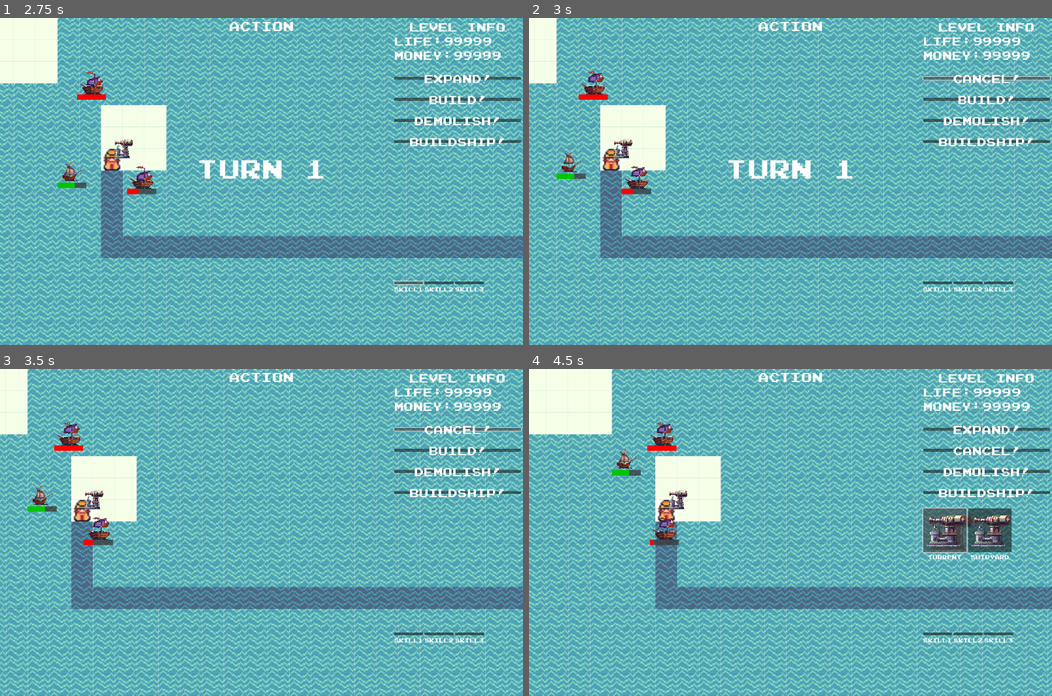
Above: before the commit, frames 1-4 (two rows, left to right).
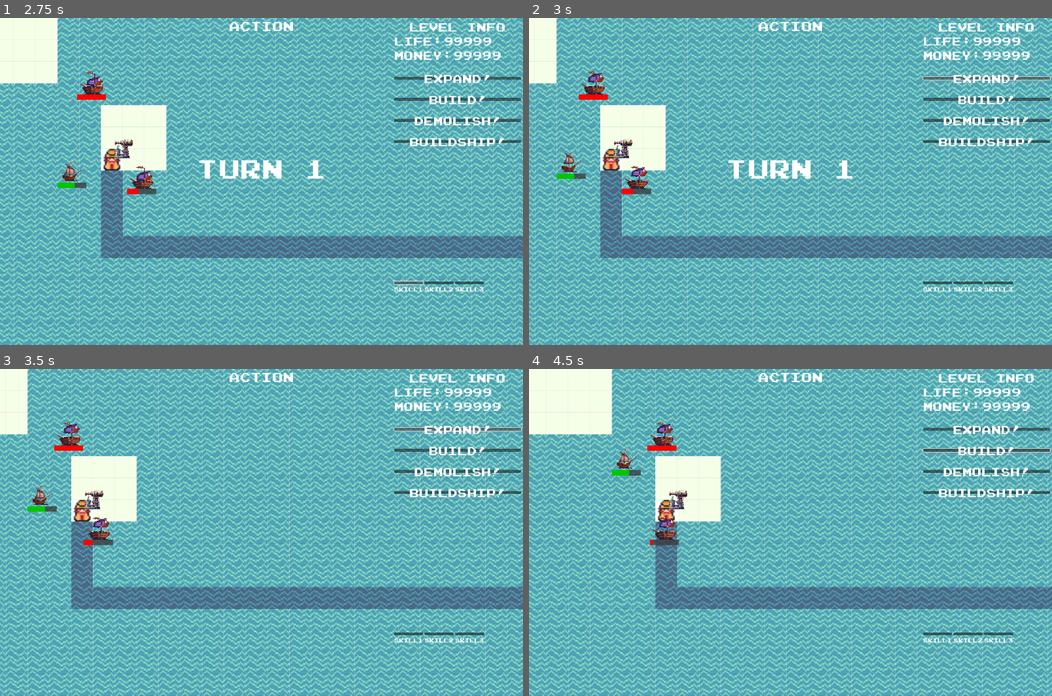
Above: after the commit, the same moments.

Repository: LeoZhang421/GameJam-2024-Pixel
Game: Godot game, scene res://Scenes/Start.tscn
Same seed, same stepped clock (60 frames per second), same inputs: the game is played once before the commit and once after it. Sound files missing from this copy of the repository are replaced by a short silence.
Inputs (mouse positions are in pixels of both pictures, inside the frame that each line leads up to):
- Up to frame 1 (2.75 s): click "Start!" at 0.5 s; click "D o n e" at 1.25 s; click (407, 282) at 2.02 s
- Up to frame 2 (3 s): click "Expand!" at 2.75 s
- Up to frame 3 (3.5 s): no input
- Up to frame 4 (4.5 s): click "Build!" at 3.5 s; click (947, 529) at 4.27 s

Frame 1 is identical in both runs. In frame 2, 0.1% of the frame differs, in the area x 81-92%, y 17-20%; in frame 3, 0.1%; in frame 4, 2.7%, in the area x 75-100%, y 23-59%.

Commit message:
add shipyard function

Diff:
--- a/Scenes/Buildings/Shipyard.tscn
+++ /dev/null
@@ -1,33 +0,0 @@
-[gd_scene load_steps=6 format=3 uid="uid://bq8jj03bffibs"]
-
-[ext_resource type="Script" path="res://Scenes/Buildings/ShipyardExample.gd" id="1_01snm"]
-[ext_resource type="Texture2D" uid="uid://rsgrhpp26vr4" path="res://Assets/Buildings/turrents_1_left.png" id="2_uj1po"]
-[ext_resource type="Texture2D" uid="uid://dw4shqmnqop87" path="res://Assets/Buildings/turrents_2_right.png" id="3_ixrph"]
-
-[sub_resource type="RectangleShape2D" id="RectangleShape2D_lg42b"]
-size = Vector2(128, 128)
-
-[sub_resource type="SpriteFrames" id="SpriteFrames_55nld"]
-animations = [{
-"frames": [{
-"duration": 2.0,
-"texture": ExtResource("2_uj1po")
-}, {
-"duration": 2.0,
-"texture": ExtResource("3_ixrph")
-}],
-"loop": true,
-"name": &"default",
-"speed": 2.0
-}]
-
-[node name="ShipyardExample" type="Area2D" groups=["Building"]]
-collision_mask = 3
-script = ExtResource("1_01snm")
-
-[node name="CollisionShape2D" type="CollisionShape2D" parent="."]
-shape = SubResource("RectangleShape2D_lg42b")
-
-[node name="AnimatedSprite2D" type="AnimatedSprite2D" parent="."]
-sprite_frames = SubResource("SpriteFrames_55nld")
-frame_progress = 0.619254
--- a/Scenes/Buildings/ShipyardExample.gd
+++ b/Scenes/Buildings/ShipyardExample.gd
@@ -7,6 +7,7 @@
 # inner variables
 var hp: int = 0
 var target: Area2D = null
+var is_on_land := false
 #var resting: bool = true
 
 # signals
--- /dev/null
+++ b/Scenes/Buildings/ShipyardExample.tscn
@@ -0,0 +1,28 @@
+[gd_scene load_steps=5 format=3 uid="uid://bq8jj03bffibs"]
+
+[ext_resource type="Script" path="res://Scenes/Buildings/ShipyardExample.gd" id="1_smhgs"]
+[ext_resource type="Texture2D" uid="uid://c7uuakh61mm3n" path="res://Assets/Buildings/shipyard.png" id="2_mclig"]
+
+[sub_resource type="RectangleShape2D" id="RectangleShape2D_lg42b"]
+size = Vector2(128, 128)
+
+[sub_resource type="SpriteFrames" id="SpriteFrames_55nld"]
+animations = [{
+"frames": [{
+"duration": 1.0,
+"texture": ExtResource("2_mclig")
+}],
+"loop": true,
+"name": &"default",
+"speed": 1.0
+}]
+
+[node name="ShipyardExample" type="Area2D" groups=["Building"]]
+collision_mask = 3
+script = ExtResource("1_smhgs")
+
+[node name="CollisionShape2D" type="CollisionShape2D" parent="."]
+shape = SubResource("RectangleShape2D_lg42b")
+
+[node name="AnimatedSprite2D" type="AnimatedSprite2D" parent="."]
+sprite_frames = SubResource("SpriteFrames_55nld")
--- a/Scenes/Buildings/TurrentExample.gd
+++ b/Scenes/Buildings/TurrentExample.gd
@@ -12,6 +12,7 @@
 var target: Area2D = null
 var target_backup: Array[Area2D] = []
 var attacking: bool = false
+var is_on_land := true
 
 
 # onready node variables
--- a/Scenes/Main.tscn
+++ b/Scenes/Main.tscn
@@ -253,7 +253,7 @@
 [node name="Main" type="Node2D"]
 script = ExtResource("1_t4kyd")
 
-[node name="TileMap_Test" type="TileMap" parent="."]
+[node name="TileMap_Test1" type="TileMap" parent="."]
 tile_set = SubResource("TileSet_mdgm2")
 format = 2
 layer_0/tile_data = PackedInt32Array(262171, 131072, 0, 196635, 131072, 0, 131099, 131072, 0, 65563, 131072, 0, 27, 131 …(9026 unchanged characters)…
--- a/Scenes/UI/HUD.tscn
+++ b/Scenes/UI/HUD.tscn
@@ -1,8 +1,9 @@
-[gd_scene load_steps=18 format=3 uid="uid://comy3j8oaolau"]
+[gd_scene load_steps=19 format=3 uid="uid://comy3j8oaolau"]
 
 [ext_resource type="FontFile" uid="uid://yb7i6tqe1e6c" path="res://Assets/Fonts/joystix/joystix monospace.otf" id="1_4g8sv"]
 [ext_resource type="Script" path="res://Scripts/HUD.gd" id="1_wjan7"]
 [ext_resource type="Texture2D" uid="uid://rsgrhpp26vr4" path="res://Assets/Buildings/turrents_1_left.png" id="3_m2whi"]
+[ext_resource type="Texture2D" uid="uid://c7uuakh61mm3n" path="res://Assets/Buildings/shipyard.png" id="4_5icg2"]
 [ext_resource type="Texture2D" uid="uid://dnyp2v78p72j3" path="res://Assets/Ships/ship_1.png" id="4_sa87j"]
 
 [sub_resource type="LabelSettings" id="LabelSettings_rf5nv"]
@@ -279,16 +280,16 @@
 label_settings = SubResource("LabelSettings_mvwwi")
 horizontal_alignment = 1
 
-[node name="VBoxContainer2" type="VBoxContainer" parent="Container/VBoxContainer/MarginContainer3/BuildingList"]
-layout_mode = 2
-
-[node name="Build_Shipyard" type="Button" parent="Container/VBoxContainer/MarginContainer3/BuildingList/VBoxContainer2"]
+[node name="ShipyardContainer" type="VBoxContainer" parent="Container/VBoxContainer/MarginContainer3/BuildingList"]
+layout_mode = 2
+
+[node name="Build_Shipyard" type="Button" parent="Container/VBoxContainer/MarginContainer3/BuildingList/ShipyardContainer"]
 custom_minimum_size = Vector2(120, 120)
 layout_mode = 2
-icon = ExtResource("3_m2whi")
+icon = ExtResource("4_5icg2")
 expand_icon = true
 
-[node name="Name" type="Label" parent="Container/VBoxContainer/MarginContainer3/BuildingList/VBoxContainer2"]
+[node name="Name" type="Label" parent="Container/VBoxContainer/MarginContainer3/BuildingList/ShipyardContainer"]
 layout_mode = 2
 text = "Shipyard"
 label_settings = SubResource("LabelSettings_mvwwi")
@@ -380,6 +381,6 @@
 [connection signal="pressed" from="Container/VBoxContainer/MarginContainer2/VBoxContainer/Demolish_Button" to="." method="_on_demolish_button_pressed"]
 [connection signal="pressed" from="Container/VBoxContainer/MarginContainer2/VBoxContainer/Buildship_Button" to="." method="_on_buildship_button_pressed"]
 [connection signal="pressed" from="Container/VBoxContainer/MarginContainer3/BuildingList/TurrentContainer/Build_Turrent" to="." method="_on_build_turrent_pressed"]
-[connection signal="pressed" from="Container/VBoxContainer/MarginContainer3/BuildingList/VBoxContainer2/Build_Shipyard" to="." method="_on_build_shipyard_pressed"]
+[connection signal="pressed" from="Container/VBoxContainer/MarginContainer3/BuildingList/ShipyardContainer/Build_Shipyard" to="." method="_on_build_shipyard_pressed"]
 [connection signal="pressed" from="Container/VBoxContainer/MarginContainer3/ShipList/ShipContainer/Build_Ship" to="." method="_on_build_ship_pressed"]
 [connection signal="timeout" from="Turn_Count_Timer" to="." method="_on_turn_count_timer_timeout"]
--- a/Scripts/HUD.gd
+++ b/Scripts/HUD.gd
@@ -5,6 +5,7 @@
 @onready var is_predemolishing := false
 @onready var is_prebuildingship := false
 @onready var main
+@onready var pending_scene
 @onready var title = $Level_Control/Title
 @onready var done = $Level_Control/Done_Button
 @onready var life_value = $Container/VBoxContainer/MarginContainer/VBoxContainer/Life/Life_Value
@@ -32,11 +33,16 @@
 	#life_value.text = str(main.current_life)
 	#money_value.text = str(main.current_money)
 	if is_prebuilding:
-		if main.pathfinder.is_constructable_land(main.get_global_mouse_position()):
+		var can_build:bool
+		if pending_scene.is_on_land:
+			can_build = main.pathfinder.is_constructable_land(main.get_global_mouse_position())
+		else:
+			can_build = main.pathfinder.is_shallow_water(main.get_global_mouse_position())
+		if can_build:
 			print("can build!")
 			main.get_node("Cursor/Sprite2D").self_modulate = Color(0,1,0,0.5)
 			if Input.is_action_just_pressed("click"):
-				build(load("res://Scenes/Buildings/TurrentExample.tscn"), main.get_global_mouse_position())
+				build(pending_scene, main.get_global_mouse_position())
 		else:
 			print("cannot build!")
 			main.get_node("Cursor/Sprite2D").self_modulate = Color(1,0,0,0.5)
@@ -63,7 +69,7 @@
 			print("can buildship!")
 			main.get_node("Cursor/Sprite2D").self_modulate = Color(0,1,0,0.5)
 			if Input.is_action_just_pressed("click"):
-				buildship(load("res://Scenes/Ships/ShipExample.tscn"), main.get_global_mouse_position())
+				buildship(pending_scene, main.get_global_mouse_position())
 		else:
 			print("cannot buildship!")
 			main.get_node("Cursor/Sprite2D").self_modulate = Color(1,0,0,0.5)
@@ -106,8 +112,9 @@
 	stop_prebuildingship()
 	is_prebuilding = true
 	build_button_text.text = "Cancel!"
-	var cursor_texture = load("res://Assets/Buildings/turrents_1_left.png")
-	main.get_node("Cursor/Sprite2D").texture = cursor_texture
+	var cursor_texture = get_node("Container/VBoxContainer/MarginContainer3/BuildingList/" + building_name + "Container/Build_" + building_name).icon
+	main.get_node("Cursor/Sprite2D").texture = cursor_texture
+	pending_scene = load("res://Scenes/Buildings/" + building_name + "Example.tscn").instantiate()
 
 func stop_prebuilding():
 	is_prebuilding = false
@@ -153,8 +160,9 @@
 	stop_predemolishing()
 	is_prebuildingship = true
 	buildship_button_text.text = "Cancel!"
-	var cursor_texture = load("res://Assets/Ships/ship_1.png")
-	main.get_node("Cursor/Sprite2D").texture = cursor_texture
+	var cursor_texture = get_node("Container/VBoxContainer/MarginContainer3/ShipList/" + ship_name + "Container/Build_" + ship_name).icon
+	main.get_node("Cursor/Sprite2D").texture = cursor_texture
+	pending_scene = load("res://Scenes/Ships/" + ship_name + "Example.tscn").instantiate()
 
 func stop_prebuildingship():
 	is_prebuildingship = false
@@ -163,11 +171,16 @@
 	ship_list.visible = false
 
 
-func build(building_scene:PackedScene, position:Vector2):
-	if not main.pathfinder.is_constructable_land(position):
+func build(building_scene:Object, position:Vector2):
+	var can_build:bool
+	if building_scene.is_on_land:
+		can_build = main.pathfinder.is_constructable_land(position)
+	else:
+		can_build = main.pathfinder.is_shallow_water(position)
+	if not can_build:
 		pass
 	else:
-		var building = building_scene.instantiate()
+		var building = building_scene
 		building.start_location = main.pathfinder.get_tile_center(position)
 		main.get_node("BuildingLayer").add_child(building)
 		main.pathfinder.maze_add_building(position)
@@ -190,17 +203,14 @@
 			if i.global_position  == main.pathfinder.get_tile_center(position):
 				i.queue_free()
 				break
-		main.pathfinder.maze_update("ground", position)
+		main.pathfinder.delete_building(position)
 		stop_predemolishing()
 
-func buildship(ship_scene:PackedScene, position:Vector2):
-	if not (main.pathfinder.is_shallow_water(position) || main.pathfinder.is_deep_water(position)):
-		pass
-	else:
+func buildship(ship_scene:Object, position:Vector2):
 		if Character.current_built_ships >= Character.max_buildable_ships:
 			pass
 		else:
-			var ship = ship_scene.instantiate()
+			var ship = ship_scene
 			ship.start_location = main.pathfinder.get_tile_center(position)
 			main.get_node("ShipLayer").add_child(ship)
 			main.pathfinder.maze_add_ship(position)
@@ -209,8 +219,7 @@
 
 
 func _on_build_turrent_pressed():
-	if not is_prebuilding:
-		start_prebuilding("TurrentExample")
+	start_prebuilding("Turrent")
 
 
 func _on_done_button_pressed():
@@ -227,7 +236,7 @@
 
 func _on_build_ship_pressed():
 	if not is_prebuilding:
-		start_prebuildingship("ShipExample")
+		start_prebuildingship("Ship")
 
 
 func _on_turn_count_timer_timeout():
@@ -235,8 +244,7 @@
 
 
 func _on_build_shipyard_pressed():
-	if not is_prebuilding:
-		start_prebuilding("ShipyardExample")
+	start_prebuilding("Shipyard")
 
 
 func complete_turn():
--- a/Scripts/Level_Manager.gd
+++ b/Scripts/Level_Manager.gd
@@ -22,10 +22,10 @@
 	if get_current_phase() == "preparation":
 		phase["preparation"] = 0
 		phase["action"] = 1
-	if get_current_phase() == "action":
+	elif get_current_phase() == "action":
 		phase["preparation"] = 1
 		phase["action"] = 0
-	if get_current_phase() == null:
+	elif get_current_phase() == null:
 		phase["preparation"] = 1
 		current_turn = 1
 		complete_level()
--- a/Scripts/Main.gd
+++ b/Scripts/Main.gd
@@ -4,7 +4,7 @@
 
 # 测试寻路的代码
 func _ready():
-	tile_map = $TileMap_Test
+	tile_map = get_node("TileMap_Test" + str(Level.current_level))
 	pathfinder = Pathfinder.new(self)
 	$HUD.main = self
 	$Camera2D.offset = tile_map.tile_set.tile_size + get_viewport().size/2
--- a/Scripts/pathfinder.gd
+++ b/Scripts/pathfinder.gd
@@ -56,7 +56,6 @@
 	room_borders.position = Vector2.ZERO
 	room_borders.size = Vector2(s.tile_map.get_used_rect().size)
 	maze = maze_original
-	print(maze)
 	reload_map_data(s)
 	initialize_sail_routes()
 
@@ -292,6 +291,10 @@
 	var temp = get_standard_position(position)
 	maze[temp.x][temp.y] = 8
 
+func delete_building(position:Vector2):
+	var temp = get_standard_position(position)
+	maze[temp.x][temp.y] -= 6
+
 
 # 重置地图信息为初始化时的值
 func maze_reset():
@@ -370,10 +373,10 @@
 func is_building(position:Vector2):
 	var temp = get_standard_position(position)
 	# 如果是航线或敌人出生点
-	if maze[temp.x][temp.y] != 7:
+	if maze[temp.x][temp.y] == 7 || maze[temp.x][temp.y] == 6:
+		return true
+	else:
 		return false
-	else:
-		return true
 
 func is_constructable_land(position:Vector2):
 	var temp = get_standard_position(position)
Binary file added: Assets/Buildings/shipyard.png
Not shown, added: Assets/Buildings/shipyard.png.import
Not shown: 1 places in Scenes/Main.tscn that only renumber resources
